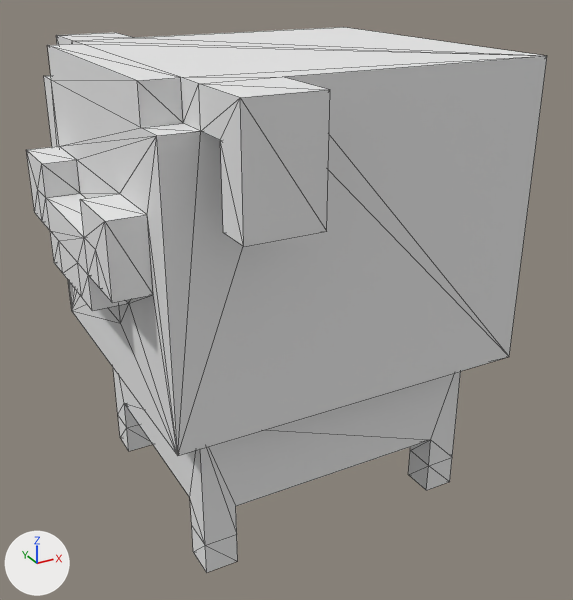
The OBJ model Assets/Game/Reasources/Models/Animals/mops_001.obj, before and after one commit.
Both versions are drawn from a camera (50 mm lens) standing at (-0.06, -1.29, 3.65) and looking at (1.08, 0.79, 2.61). The lights are fixed; the arrows at lower left show +X, +Y and +Z. Mesh edges are drawn as thin lines. Where no turn or scale is listed for an object, it has been applied to the vertices.

In view in the first picture: 'Untitled'.
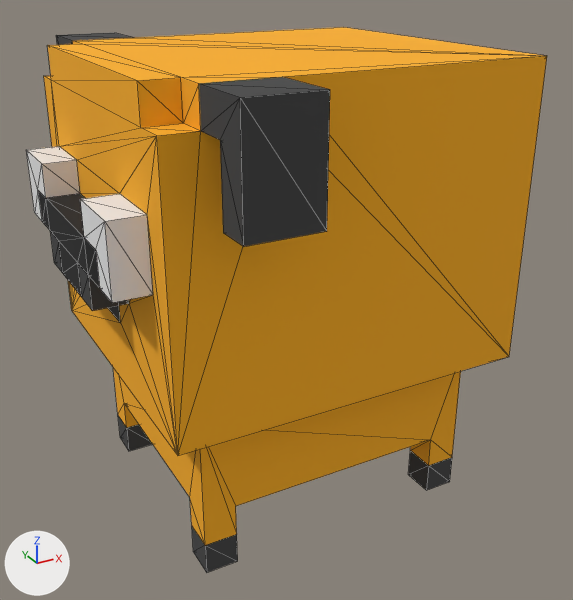
The newer file is also turned or shifted as a whole; pictures and numbers use the older file's frame.

Boxes [x1, y1, x2, y2] around the edits, measured in the pictures (573 x 600 px):
'Untitled', surface changed (grey to brown)
    both: [33, 27, 547, 573]

Patch to the scene script:
```diff
--- a/Assets/Game/Reasources/Models/Animals/mops_001.obj.py
+++ b/Assets/Game/Reasources/Models/Animals/mops_001.obj.py
@@ img_mops_001_png @@
+img_mops_001_png = load_image('mops_001.png', 'mops_001.png', 256, 1, 'sRGB')
@@ mat_palette @@
 mat_palette = principled_material('palette')
-mat_palette.base_color = (0.8, 0.8, 0.8)  # white #e7e7e7
+mat_palette.texture = img_mops_001_png
 mat_palette.roughness = 1.0
```
